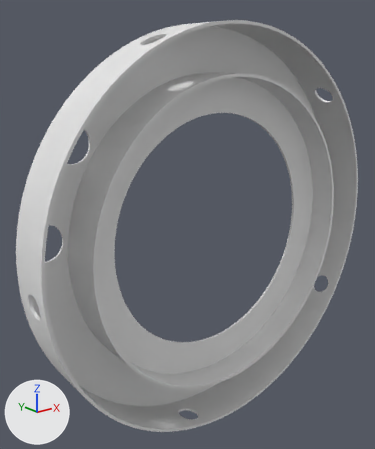
Two versions of the glTF model viewer-full/03.glb, one commit apart.
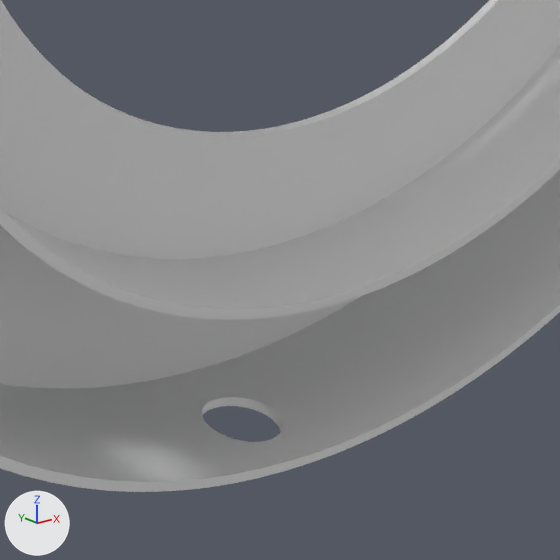
The first picture shows the older version from a camera (50 mm lens) standing at (-102.3, -113.3, 50.3) and looking at (-7.1, 5.7, 2.7). The close-ups show the older and then the newer version on the part from 34% to 71% of the width and 69% to 100% of the height of that picture. Only the edits that show in the close-ups are written down. Arrows for +X, +Y and +Z are at lower left; the lights stay in place. The close-ups show mesh edges as thin lines. Where no turn or scale is listed for an object, it has been applied to the vertices.

In view in the first close-up: '03_Support_Ring.stl'.
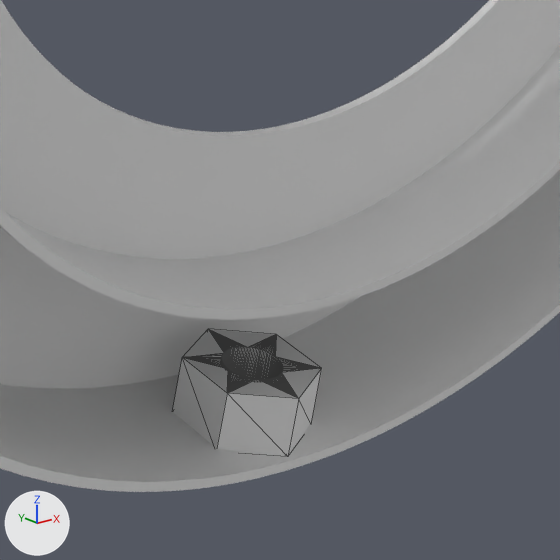
Changed parts and their boxes [x1, y1, x2, y2] in the close-ups (560 x 560 px):
'weldnuts', added
    after: [172, 329, 322, 456]

Diff of the bpy script that builds the scene:
```diff
--- a/viewer-full/03.glb.py
+++ b/viewer-full/03.glb.py
@@ me_weldnuts @@
+me_weldnuts.from_pydata(...)  # 1320 vertices, 2640 faces; spans x -60.1..54.1, y -7.9..3.6, z -59.6..56.9
@@ ob_weldnuts @@
+ob_weldnuts = bpy.data.objects.new('weldnuts', me_weldnuts)
+ob_weldnuts.location = (0.0, 0.0, 0.0)
```
